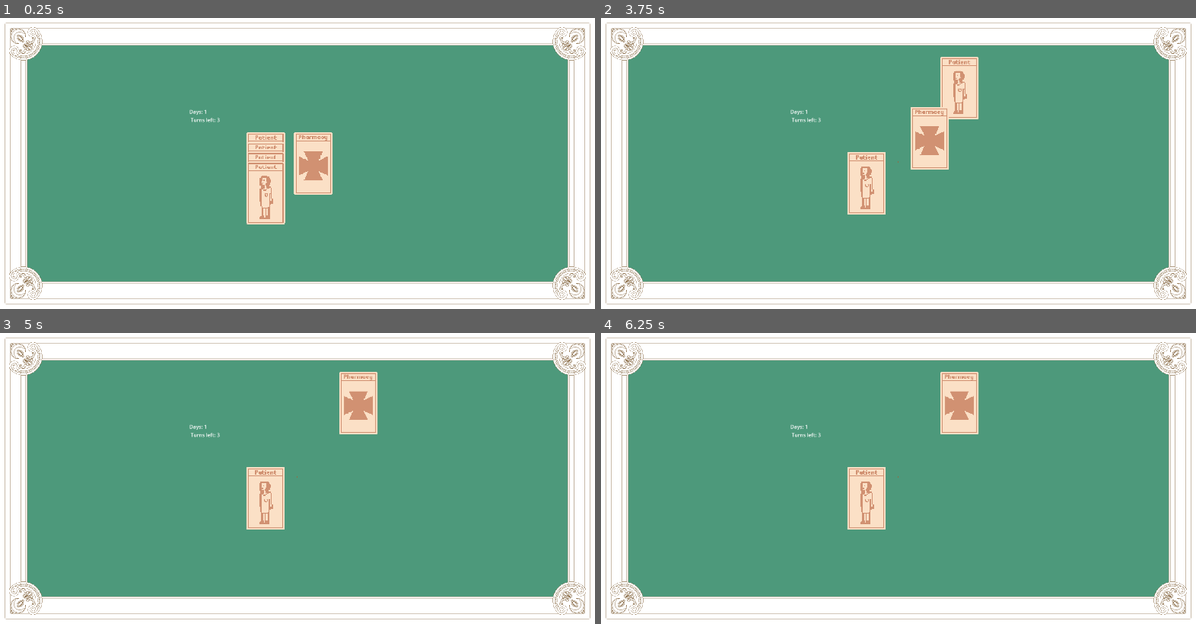
Above: before the commit, frames 1-4 (two rows, left to right).
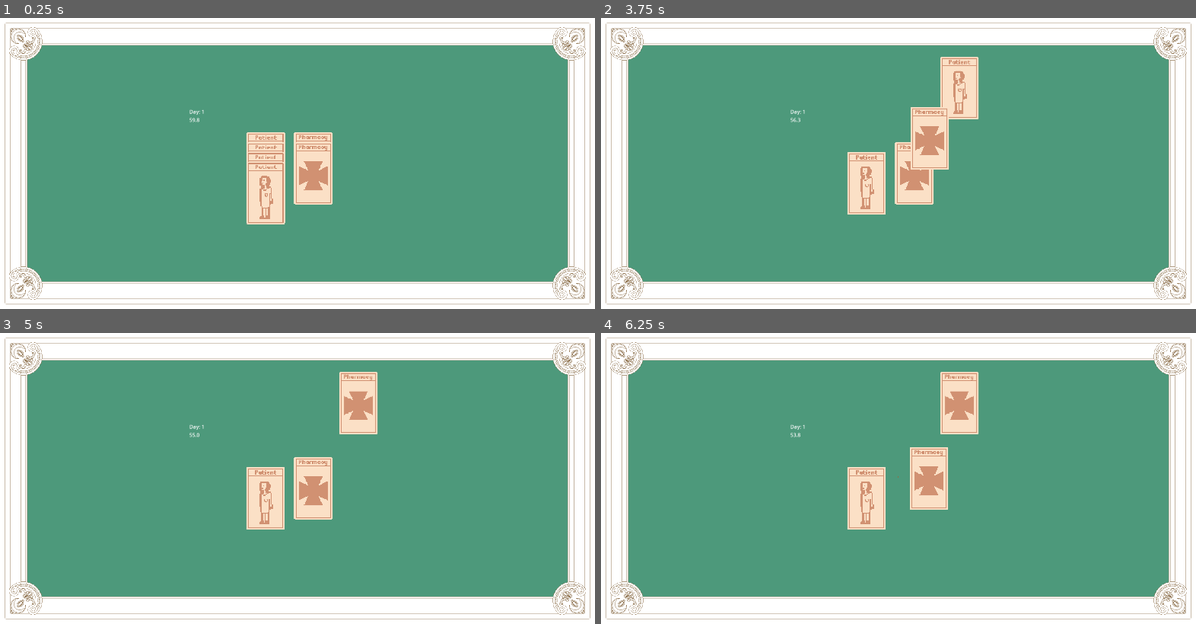
Above: after the commit, the same moments.

Repository: Pegasojuegos/Take-a-Pill
Game: Godot game, scene res://scenes/main.tscn
Two runs of this game, one before a commit and one after it. Both use one fixed random seed, a clock stepped at 60 frames per second and the inputs below.
Inputs (mouse positions are in pixels of both pictures, inside the frame that each line leads up to):
- Up to frame 1 (0.25 s): no input
- Up to frame 2 (3.75 s): tap Enter at 0.5, 2, 3.5 s; drag from (868, 163) to (958, 87) at 0.52 s; tap Space at 1.25, 2.75 s; drag from (868, 172) to (958, 87) at 1.27 s; move the mouse to (868, 183) at 2.02 s; click (868, 183) at 2.17 s; drag from (868, 192) to (958, 87) at 2.77 s; drag from (916, 163) to (958, 87) at 3.52 s
- Up to frame 3 (5 s): tap Space at 4.25 s; drag from (113, 426) to (267, 498) at 4.27 s
- Up to frame 4 (6.25 s): move the mouse to (928, 478) at 5.02 s; click (928, 478) at 5.17 s; drag from (809, 394) to (958, 402) at 5.77 s

The runs differ from the first frame. In frame 1, 0.7% of the frame differs, in the area x 31-56%, y 31-65%; in frame 2, 1.1%; in frame 3, 1.4%; in frame 4, 1.4%.

Commit message:
Implemented time and crafting progress

Diff:
--- a/scenes/board.tscn
+++ b/scenes/board.tscn
@@ -17,3 +17,9 @@
 offset_top = -175.0
 offset_right = -248.0
 offset_bottom = -126.0
+
+[node name="Day" type="Timer" parent="."]
+wait_time = 60.0
+one_shot = true
+
+[connection signal="timeout" from="Day" to="." method="_on_day_timeout"]
--- /dev/null
+++ b/scenes/crafting.tscn
@@ -0,0 +1,6 @@
+[gd_scene load_steps=2 format=3 uid="uid://cwtkee5lvoxan"]
+
+[ext_resource type="Script" path="res://scripts/crafting.gd" id="1_vgi3s"]
+
+[node name="Crafting" type="Node2D"]
+script = ExtResource("1_vgi3s")
--- a/scripts/board.gd
+++ b/scripts/board.gd
@@ -4,32 +4,38 @@
 	{"ingredients": {"Pharmacy": 1, "Patient": 1}, "result": {"Drugs":2}},
 	{"ingredients": {"Drugs": 3, "Patient":1},"result": {"Medication": 2}},
 ]
-@export var turnsPerDay: int = 3
-var turnsLeft: int = turnsPerDay
+
 var days: int = 1
+var craftingTime = 5
 var patientsInGame: Array = []
 var medicationsInGame: Array = []
 
 func _ready():
-	$Label.text = "Days: "+str(days)+"\n Turns left: "+str(turnsLeft)
-
 	#Generate initial patients
+	$Day.start()
 	var patientsNumber = 4
+	var pharmacyNumber = 2
 	for i in range(patientsNumber):
 		var patient = preload("res://scenes/deck/patient.tscn").instantiate()
 		patient.position.x = -100
 		patient.position.y = i*31
 		patientsInGame.append(patient)
 		$CardsInGame.add_child(patient)
-	var pharmacy = preload("res://scenes/deck/pharmacy.tscn").instantiate()
-	pharmacy.position.x = 50
-	$CardsInGame.add_child(pharmacy)
+
+	for i in range(pharmacyNumber):
+		var pharmacy = preload("res://scenes/deck/pharmacy.tscn").instantiate()
+		pharmacy.position.x = 50
+		pharmacy.position.y = i*31
+		$CardsInGame.add_child(pharmacy)
 	#var drugs = preload("res://scenes/deck/drugs.tscn").instantiate()
 	#drugs.position.x = 50
 	#$CardsInGame.add_child(drugs)
 	#var drugs2 = preload("res://scenes/deck/drugs.tscn").instantiate()
 	#drugs2.position.x = 200
 	#$CardsInGame.add_child(drugs2)
+
+func _process(_delta):
+	$Label.text = "Day: " + str(days) + "\n" + str( "%0.1f" % $Day.time_left) #Show time with one decimal
 
 func checkCrafting(selectedCards: Array):
 	#Count how many ingredients are of each type
@@ -60,16 +66,12 @@
 				break
 
 		# If all ingredients are present and can play turn call craft and use consumables
-		if craftable and canPlayTurns(1):
-			createCraft(craft["result"],selectedCards[0].position)
+		if craftable:
+			startCrafting(craft["result"],selectedCards)
+			#createCraft(craft["result"],selectedCards[0].position)
 
-			for card in selectedCards:
-				if card is Consumable:
-					card.use(1)
-
-			playTurns(1)
-
-func createCraft(cards: Dictionary, newPositon: Vector2):
+func createCraft(cards: Dictionary, selectedCards: Array):
+	var newPositon = selectedCards[0].position
 	for card in cards.keys():
 		for i in range(cards[card]):
 			var cardPath = "res://scenes/deck/" + card.to_lower() + ".tscn"
@@ -86,26 +88,16 @@
 					"Medication": medicationsInGame.append(newCard)
 
 				$CardsInGame.add_child(newCard)
-
 			else:
 				print("Failed to load scente: " + cardPath)
 
-# You can't spend more turns than turns left
-func canPlayTurns(numberOfTurns):
-	return numberOfTurns <= turnsLeft
+	for card in selectedCards:
+		if card is Consumable:
+			card.use(1)
 
-func playTurns(numberOfTurns):
-	turnsLeft -= numberOfTurns
-
-	# Next day logic
-	if turnsLeft <= 0:
-		nextDay()
-
-	$Label.text = "Days: "+str(days)+"\n Turns left: "+str(turnsLeft)
 
 func nextDay():
 	days += 1
-	turnsLeft = turnsPerDay
 
 	if medicationsInGame >= patientsInGame:
 		#Use one medication for each patient
@@ -120,3 +112,23 @@
 		for i in range(patientsInGame.size() - medicationsInGame.size()):
 			patientsInGame[i].goCrazy()
 		print("Die")
+	$Day.start()
+
+func startCrafting(cards: Dictionary, selectedCards: Array):
+	# Create a crafting node
+	var craftingInstance = Crafting.new(craftingTime,selectedCards.duplicate(true), cards)
+	add_child(craftingInstance)
+
+	# Connect the signal to handle crafting finish
+	craftingInstance.connect("craftingCompleted", Callable(self, "_on_crafting_complete"))
+
+	# Connect cards to be aviable to cancel crafting if moves
+	for card in selectedCards:
+		card.connect("cardRemoved", Callable(craftingInstance, "cancel_crafting"))
+
+func _on_crafting_complete(cards: Dictionary, selectedCards: Array):
+	createCraft(cards,selectedCards)
+
+
+func _on_day_timeout():
+	nextDay()
--- a/scripts/card.gd
+++ b/scripts/card.gd
@@ -7,6 +7,8 @@
 var dragging: bool
 @export var cardsUnder: Array = []
 static var cardBeingDragged: Card = null
+
+signal cardRemoved
 
 func _init(cardName: String, description: String):
 	self.cardName = cardName
@@ -27,6 +29,7 @@
 		if event.is_pressed() and Card.cardBeingDragged == null:# Only drag if no other card is being dragged
 			dragging = true
 			Card.cardBeingDragged = self
+			emit_signal("cardRemoved") # Emit signal if card moves to cancel crafting
 			get_parent().move_child(self, get_parent().get_child_count()-1)# Bring cart to the front
 		elif not event.is_pressed() and dragging:
 			dragging = false
--- /dev/null
+++ b/scripts/crafting.gd
@@ -0,0 +1,60 @@
+extends Node2D
+
+class_name Crafting
+
+signal craftingCompleted
+
+var craftingTime: float
+var selectedCards: Array
+var result: Dictionary
+var progressBar: ProgressBar
+var timer: Timer
+
+func _init(craftingTime:float, selectedCards: Array, result: Dictionary):
+	self.craftingTime = craftingTime
+	self.selectedCards = selectedCards
+	self.result = result
+
+
+func _ready():
+	# Create and configure the timer
+	timer = Timer.new()
+	timer.wait_time = craftingTime
+	timer.one_shot = true
+	timer.connect("timeout", Callable(self, "_on_crafting_complete"))
+	add_child(timer)
+	timer.start()
+
+	#Create and configure the progress bar
+	progressBar = ProgressBar.new()
+	progressBar.min_value = 0
+	progressBar.max_value = craftingTime
+	progressBar.value = 0
+	progressBar.size_flags_horizontal = Control.SIZE_EXPAND_FILL
+	progressBar.custom_minimum_size = Vector2(100,10)
+	progressBar.position = selectedCards[0].position + Vector2(-70 ,-100)
+	selectedCards[0].add_child(progressBar)
+
+	# Start progress bar update
+	set_process(true)
+
+func _process(delta):
+	if timer.time_left > 0:
+		progressBar.value = craftingTime - timer.time_left
+
+func _on_crafting_complete():
+	# Emit singal to the board to habdle the result
+	emit_signal("craftingCompleted",result,selectedCards)
+
+	# Delete progress bar
+	progressBar.queue_free()
+
+	#Delete crafting node
+	queue_free()
+
+func cancel_crafting():
+	# Delete progress bar and stop crafting if cancel
+	if timer and timer.is_stopped() == false:
+		timer.stop()
+	progressBar.queue_free()
+	queue_free()
